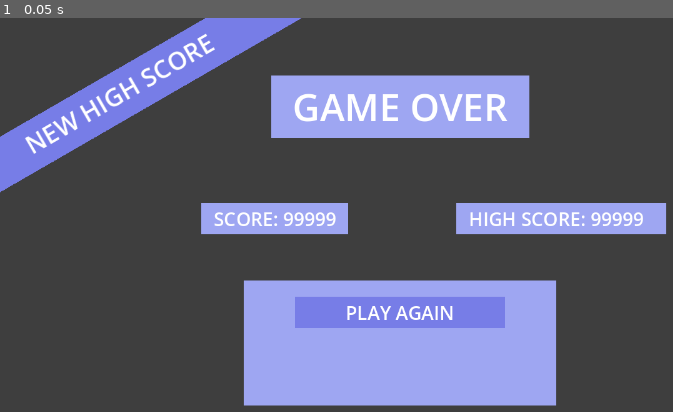
Above: before the commit, frame 1.
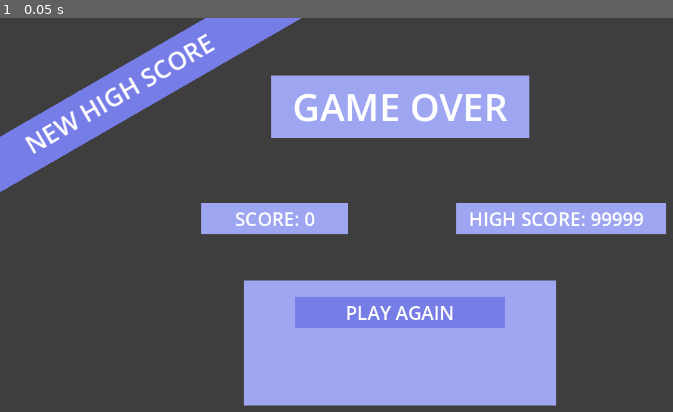
Above: after the commit, the same moment.

Repository: lolyay270/Mobile-Dev-Small
Game: Godot game, scene res://scenes/gameOver.tscn
Two runs of this game, one before a commit and one after it. Both use one fixed random seed, a clock stepped at 60 frames per second and the inputs below. This scene is started directly instead of the project's main scene.
Inputs:
- Up to frame 1 (0.05 s): no input

The runs differ from the first frame. In frame 1, 0.3% of the frame differs, in the area x 31-50%, y 49-53%.

Commit message:
feat(gameOver): score updates

Diff:
--- a/scenes/gameOver.tscn
+++ b/scenes/gameOver.tscn
@@ -1,6 +1,7 @@
-[gd_scene load_steps=4 format=3 uid="uid://c35ktvhfe7yf7"]
+[gd_scene load_steps=5 format=3 uid="uid://c35ktvhfe7yf7"]
 
 [ext_resource type="LabelSettings" uid="uid://2gbyhnsfxrd8" path="res://themes/title label.tres" id="1_dh54o"]
+[ext_resource type="Script" uid="uid://b5i0hbk7csm8i" path="res://scripts/gameOver.gd" id="1_gob2e"]
 [ext_resource type="LabelSettings" uid="uid://bvobu3r28jhvx" path="res://themes/sub heading label.tres" id="2_gob2e"]
 
 [sub_resource type="LabelSettings" id="LabelSettings_dh54o"]
@@ -13,6 +14,7 @@
 anchor_bottom = 1.0
 grow_horizontal = 2
 grow_vertical = 2
+script = ExtResource("1_gob2e")
 
 [node name="BG" type="ColorRect" parent="."]
 z_index = 1
--- /dev/null
+++ b/scripts/gameOver.gd
@@ -0,0 +1,6 @@
+extends Node
+
+@onready var scoreDisplay: Label = $BG/score
+
+func _ready() -> void:
+	scoreDisplay.text = "SCORE: " + str(GameManager.score)
Not shown, added: scripts/gameOver.gd.uid
